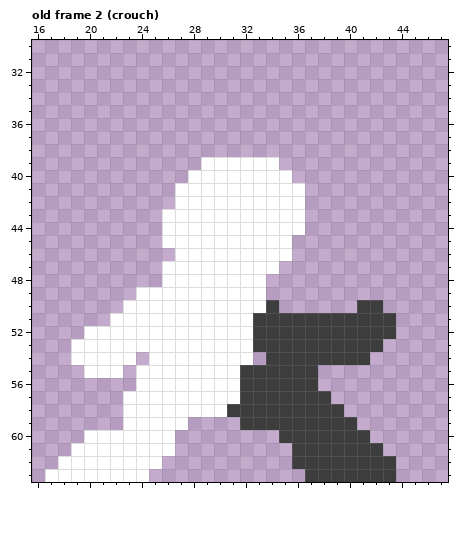
Two versions of one pixel-art file, src/Unity/Fighters/Assets/Art/Sprites/Animations/heavies.aseprite. Above, as it was before the edit.
64x64 pixels, 28 frames. Shown: old frame 2 (crouch): x 16..47, y 30..63. The commit also changed other frames, which this record leaves out.
The same view after the edit:
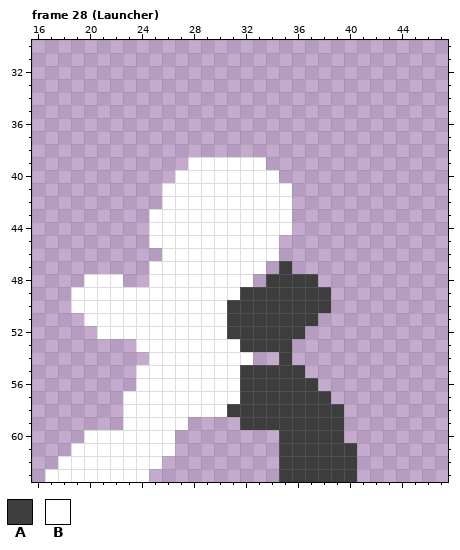
Palette (. is transparent): A #3d3d3d  B #ffffff
A new or re-ordered frame is compared with the old frame closest to it.
Diff:
frames 28 -> 89
Frame 28 (Launcher) is new; against old frame 2 (crouch), layer "Layer 1":
The edit adds colour A in row 47 at x 35; in row 48 at x 34 to 37; in row 49 at x 34 to 38; in row 50 at x 35 to 38; in rows 61 to 62 at x 35; in row 63 at x 35 to 36.
Colour B gives way to colour A in row 49 at x 32 to 33; in row 50 at x 31 to 33; in rows 51 to 52 at x 31 to 32; in row 53 at x 32.
The edit adds colour B in row 39 at x 28; in row 40 at x 27; in rows 41 to 42 at x 26; in rows 43 to 45 at x 25; in row 46 at x 26; in row 47 at x 25.
The edit adds colour B in row 48 at x 20 to 22 and 25; in row 49 at x 19 to 23; in row 50 at x 19 to 22; in row 51 at x 20 to 21.
Colour A is removed in row 50 at x 41 to 42; in row 51 at x 38 to 43; in row 52 at x 37 to 43; in row 53 at x 36 to 42; in row 54 at x 34 and 36 to 41; in row 55 at x 37.
Colour A is removed in row 59 at x 40; in row 60 at x 40 to 41; in row 61 at x 41 to 42; in rows 62 to 63 at x 41 to 43.
Colour B is removed in row 39 at x 34; in row 40 at x 35; in rows 41 to 44 at x 36; in rows 45 to 46 at x 35; in row 47 at x 34; in row 48 at x 33.
Colour B is removed in row 52 at x 20; in rows 53 to 54 at x 19 to 23; in row 55 at x 20 to 22.
Boxes around the changes in both pictures, in picture pixels (x1, y1, x2, y2):
changed: (71, 157, 201, 378)
changed: (227, 157, 396, 482)
